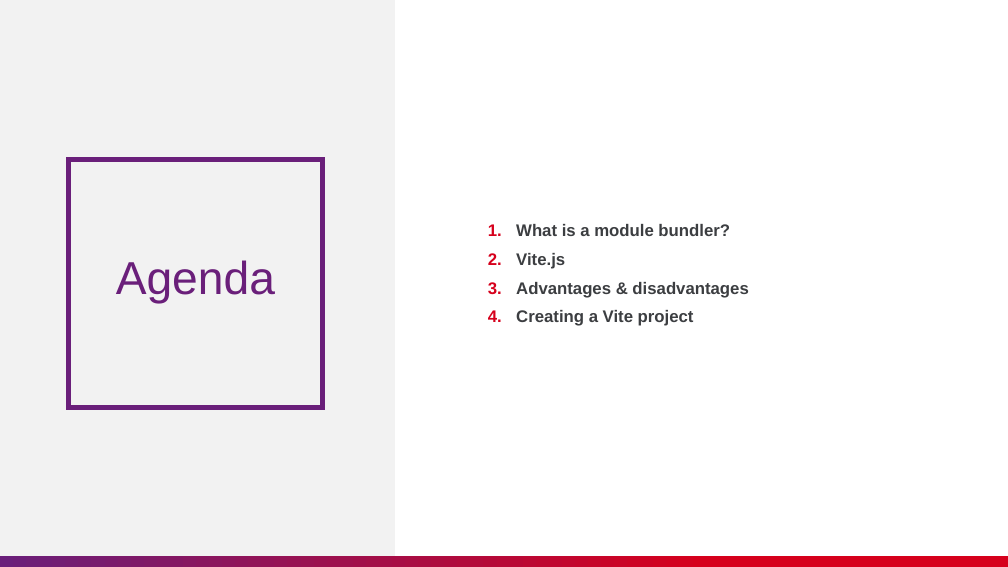
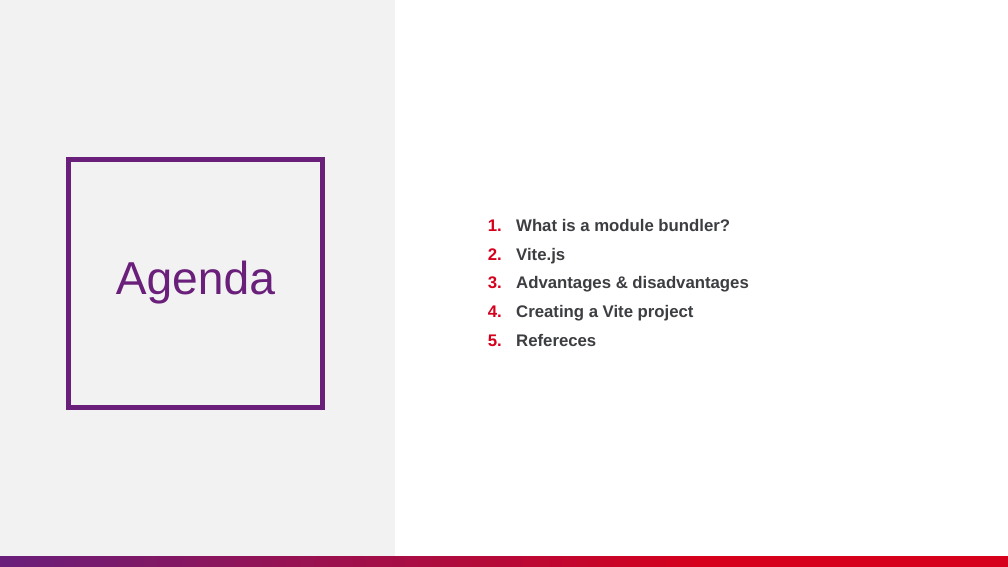
Before and after one commit to nashtech-garage/nodejs-vite-js_load_test, a slide deck: slide 2 of vite/slide/NT_Vitejs.pptx. Drawn at 1008x567 pixels with LibreOffice and Linux fonts; fonts in the diff are those of the drawing. Boxes give left, top, right and bottom in pixels: in the first picture for what was removed or moved away, otherwise in the second. Text is boxed around its words. In the diff, an @@ line names an element or a change of style, - is before the commit and + after.

```diff
--- a/vite/slide/NT_Vitejs.pptx
+++ b/vite/slide/NT_Vitejs.pptx
@@ text at (x1=516, y1=334, x2=596, y2=346): paragraph added @@
+5. Refereces
```
Also in this commit, not shown: 11 slides added, 4 other files.
